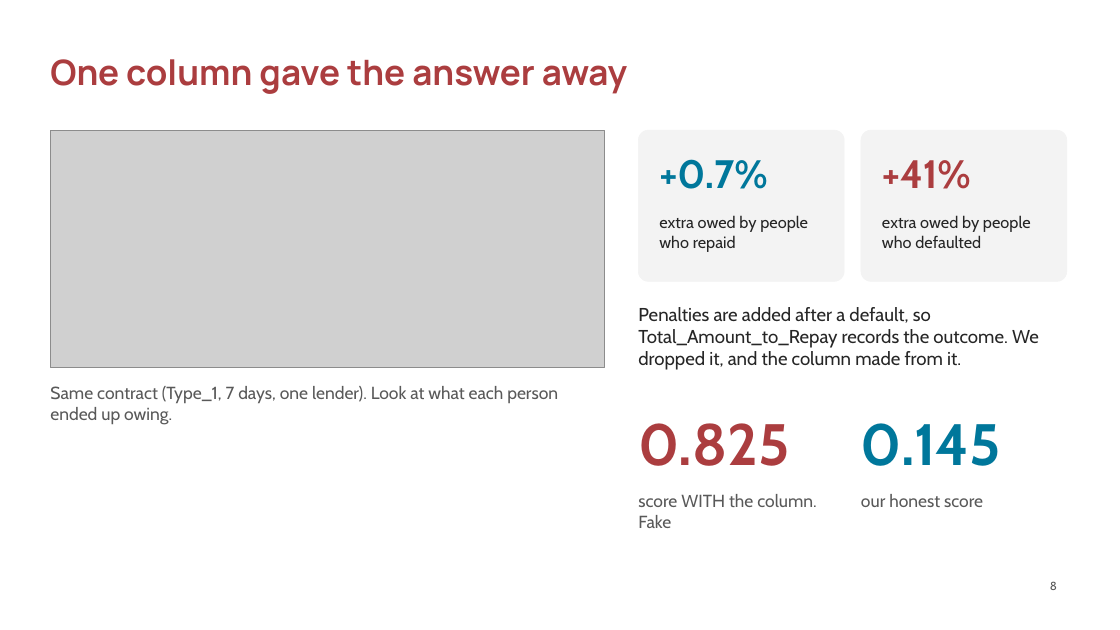
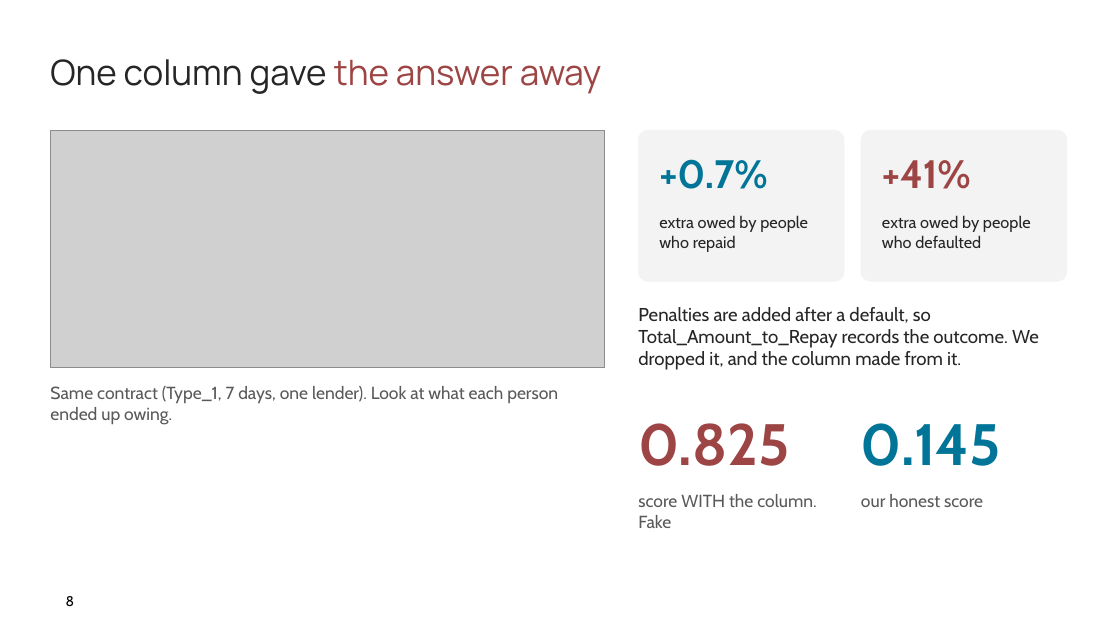
Before and after one commit to ASU-MICS-2028/mle-group-3-prosit-2, a slide deck: slide 8 of slides/NkwaPay_Debrief_Present.pptx. Drawn at 1120x630 pixels with LibreOffice and Linux fonts; fonts in the diff are those of the drawing; grey boxes stand for pictures; background and template pictures are left out. Boxes give left, top, right and bottom in pixels: in the first picture for what was removed or moved away, otherwise in the second. Text is boxed around its words. In the diff, an @@ line names an element or a change of style, - is before the commit and + after.

```diff
--- a/slides/NkwaPay_Debrief_Present.pptx
+++ b/slides/NkwaPay_Debrief_Present.pptx
@@ text "One column gave the answer ..." at (50,59,601,94): text colour #AB3D3F to #262626 in "One column gave"; text colour #AB3D3F to #9D4444 in "the answer away"; bold off @@
@@ page number added at (66,596,75,606), 12 pt, text #000000 @@
+8
@@ page number removed at (1050,581,1057,590) @@
-8
```
Also in this commit, not shown: 20 other slides changed, 1 slide added.
